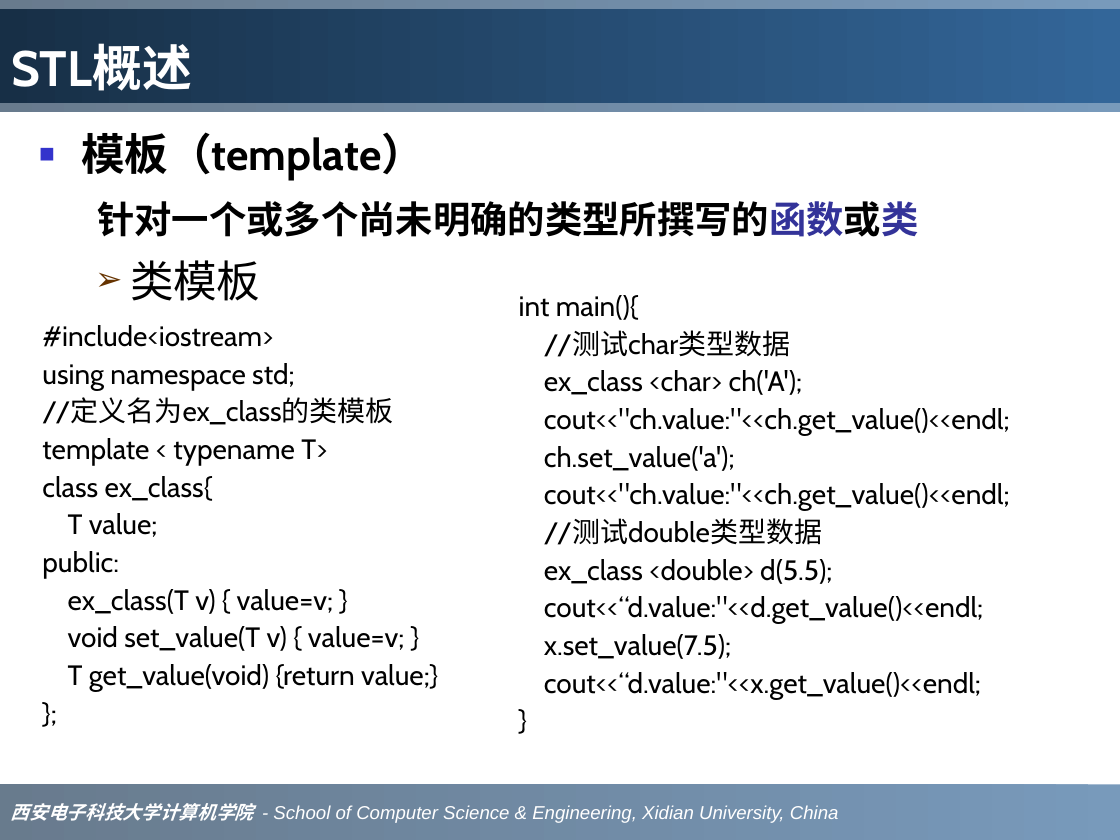
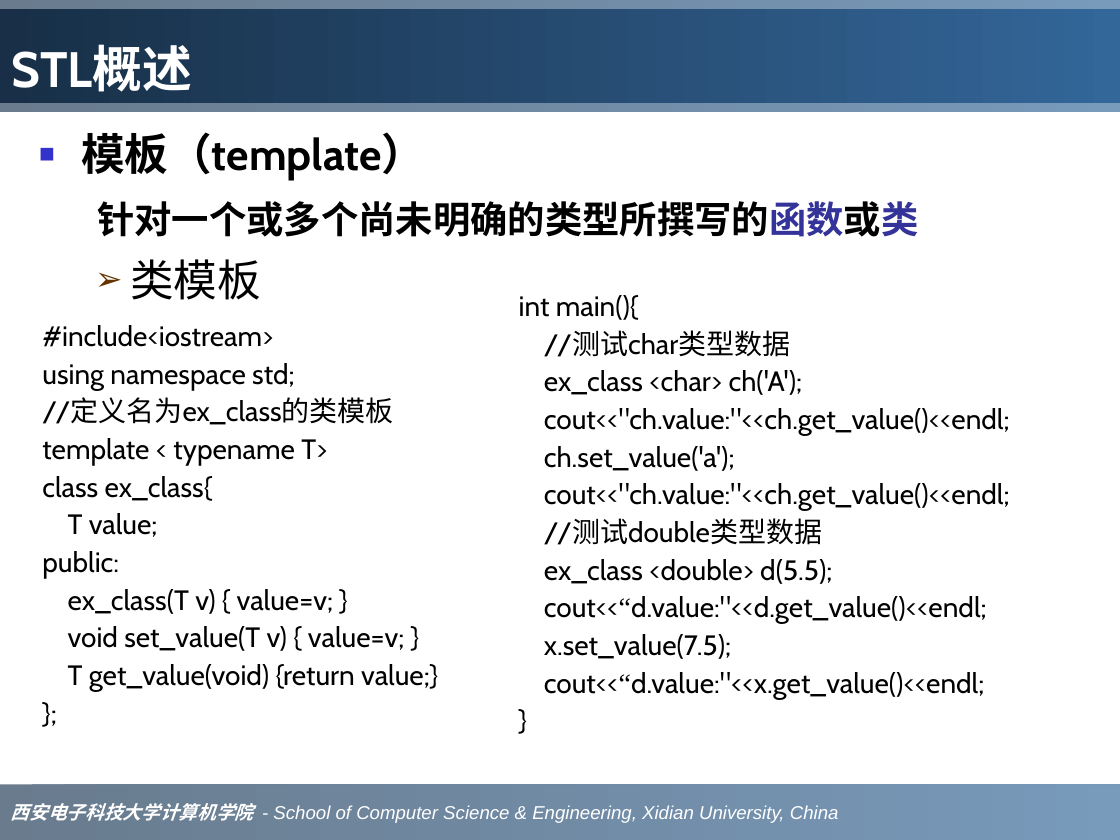
Before and after one commit to sinomiko/reading, a slide deck: slide 7 of source/CPP/C++-STL详解.ppt. Drawn at 1120x840 pixels with LibreOffice and Linux fonts; fonts in the diff are those of the drawing. Boxes give left, top, right and bottom in pixels: in the first picture for what was removed or moved away, otherwise in the second. Text is boxed around its words. In the diff, an @@ line names an element or a change of style, - is before the commit and + after.

```diff
--- a/source/CPP/C++-STL详解.ppt
+++ b/source/CPP/C++-STL详解.ppt
@@ text at bbox=[544, 596, 987, 699]: font Cabin to Times New Roman in "cout<<“d.value:"<<d.get_value()<<endl;", "cout<<“d.value:"<<x.get_value()<<endl;" @@
```
Also in this commit, not shown: 87 other slides changed, 2 other files.
